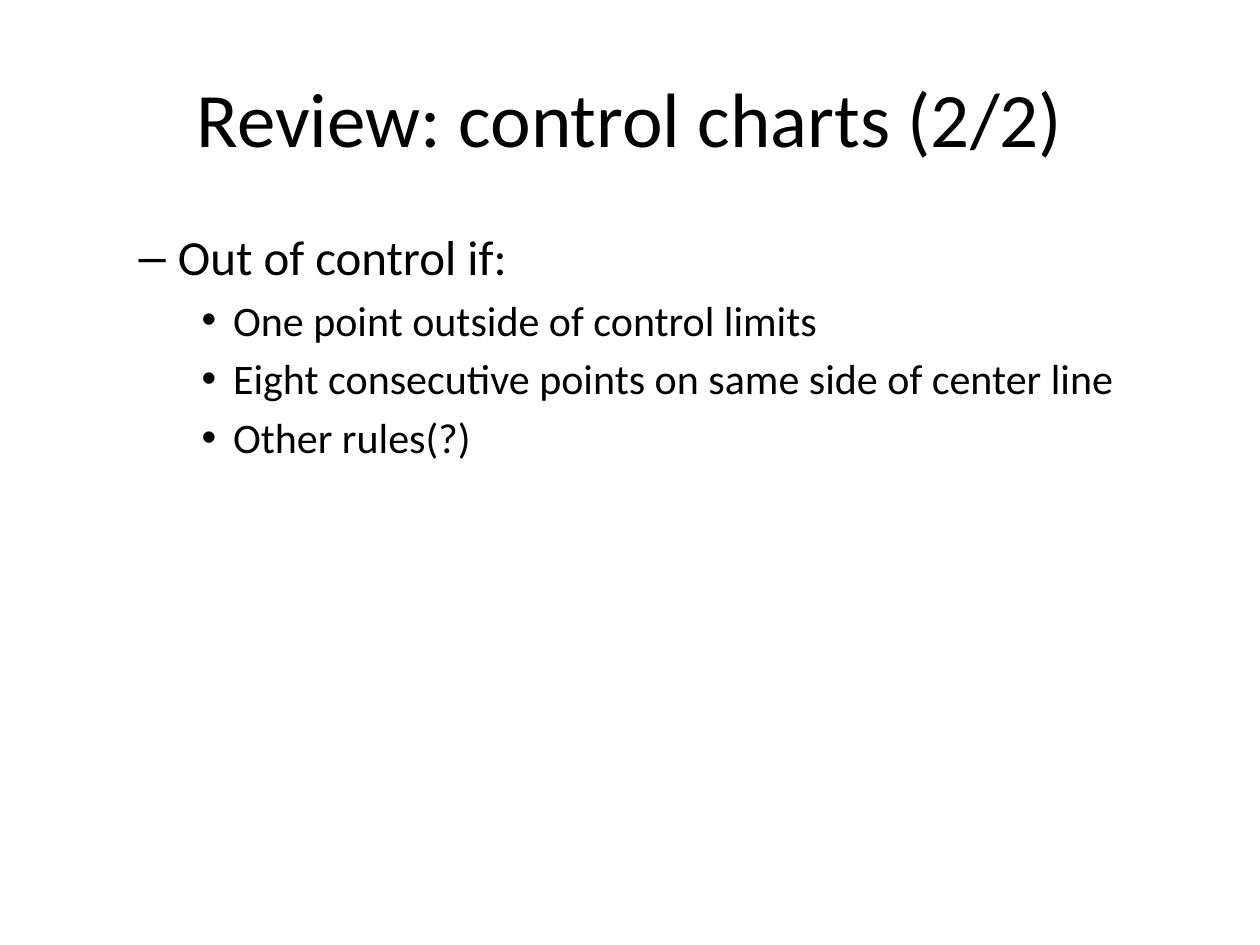
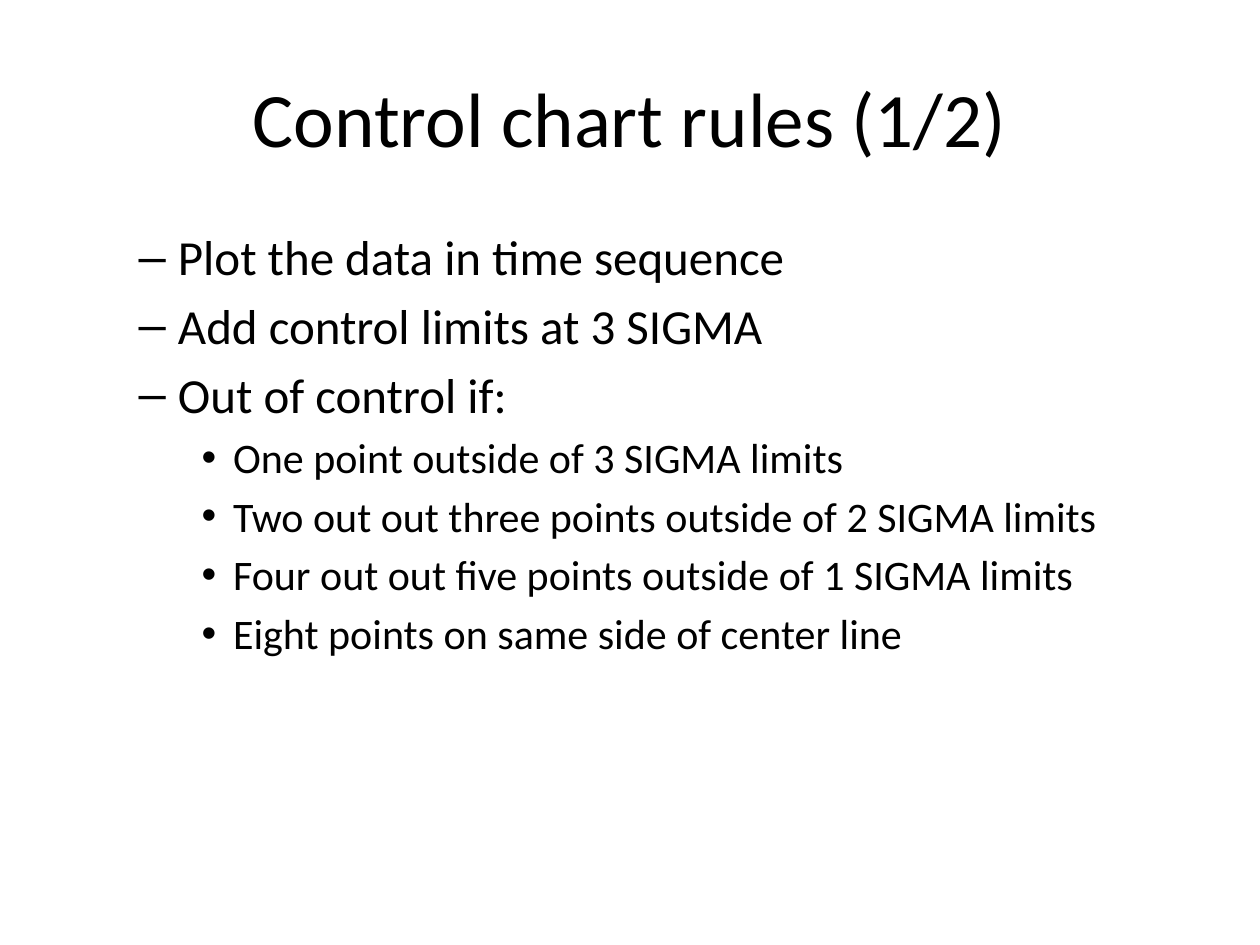
Before and after one commit to pmean/papers-and-presentations, a slide deck: slide 16 of anom/anom-talk.pptx (slide 15 before the commit). Drawn at 1260x945 pixels with LibreOffice and Linux fonts; fonts in the diff are those of the drawing. Boxes give left, top, right and bottom in pixels: in the first picture for what was removed or moved away, otherwise in the second. Text is boxed around its words. In the diff, an @@ line names an element or a change of style, - is before the commit and + after.

```diff
--- a/anom/anom-talk.pptx
+++ b/anom/anom-talk.pptx
@@ title at (x1=253, y1=91, x2=1006, y2=158): text changed @@
-Review: control charts (2/2)
+Control chart rules (1/2)
@@ text at (x1=178, y1=241, x2=784, y2=345): paragraphs added @@
+  – Plot the data in time sequence
+  – Add control limits at 3 SIGMA
@@ text at (x1=233, y1=443, x2=1096, y2=657): text changed @@
-    • One point outside of control limits
-    • Eight consecutive points on same side of center line
-    • Other rules(?)
+    • One point outside of 3 SIGMA limits
+    • Two out out three points outside of 2 SIGMA limits
+    • Four out out five points outside of 1 SIGMA limits
+    • Eight points on same side of center line
```
Also in this commit, not shown: 14 other slides changed, 17 slides added, 10 slides removed, 9 other files.
